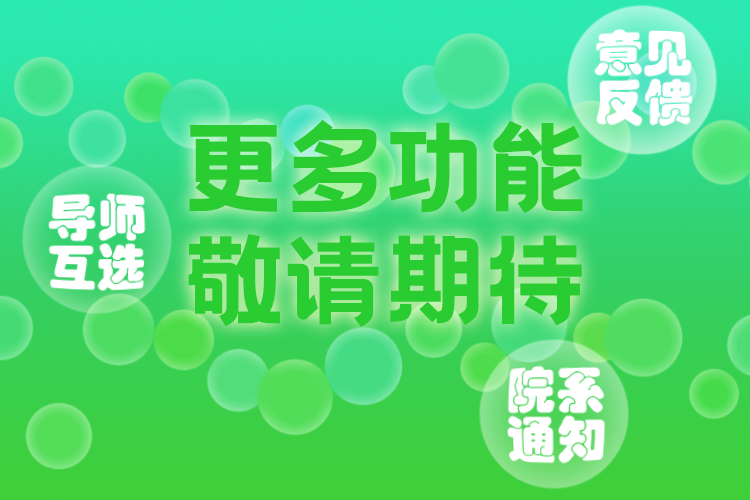
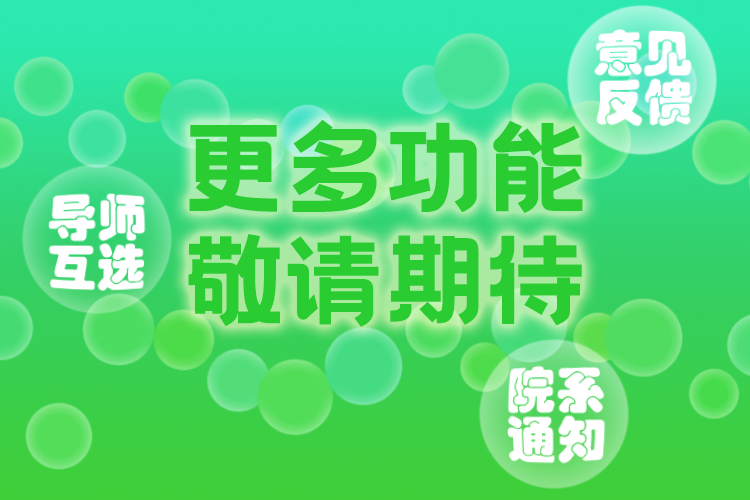
Two versions of the same layered image (750 × 500). Layer-by-layer changes:
pixels changed over [172, 105, 599, 342] (layer not identified)
